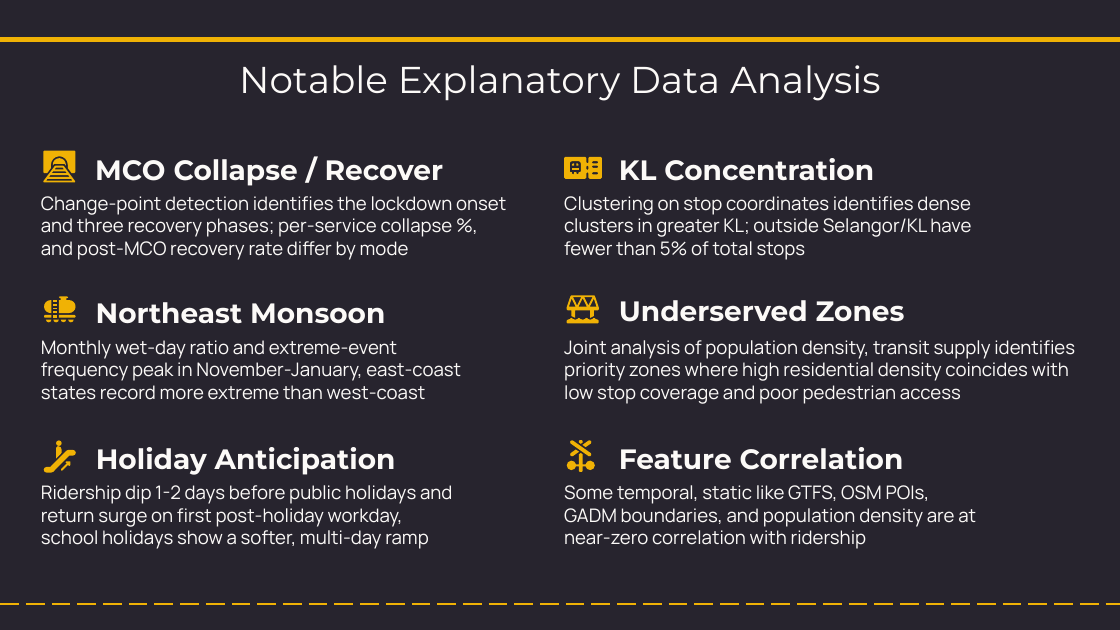
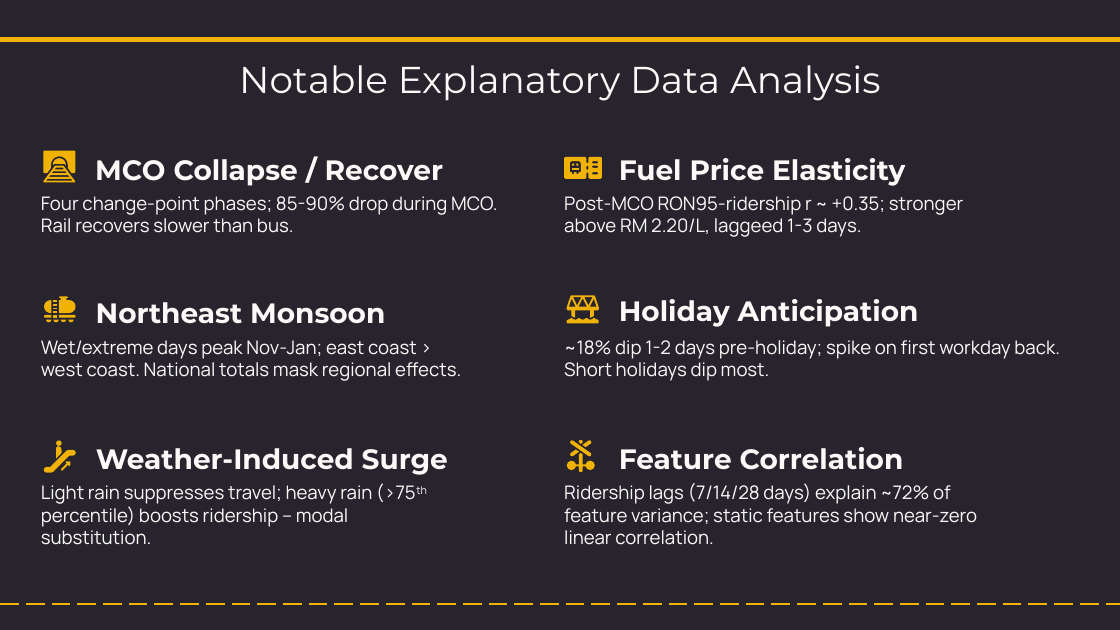
Before and after one commit to NightfuryEquinn/Ridership, a slide deck: slide 21 of docs/24202141_yipzixian_p1_presentation_revised.pptx. Drawn at 1120x630 pixels with LibreOffice and Linux fonts; fonts in the diff are those of the drawing. Boxes give left, top, right and bottom in pixels: in the first picture for what was removed or moved away, otherwise in the second. Text is boxed around its words. In the diff, an @@ line names an element or a change of style, - is before the commit and + after.

```diff
--- a/docs/24202141_yipzixian_p1_presentation_revised.pptx
+++ b/docs/24202141_yipzixian_p1_presentation_revised.pptx
@@ subtitle at [619, 158, 905, 186]: text changed @@
-KL Concentration
+Fuel Price Elasticity
@@ subtitle at [41, 196, 497, 233]: text changed @@
-Change-point detection identifies the lockdown onset and three recovery phases; per-service collapse %, and post-MCO recovery rate differ by mode
+Four change-point phases; 85-90% drop during MCO. Rail recovers slower than bus.
@@ subtitle at [564, 196, 964, 237]: text changed @@
-Clustering on stop coordinates identifies dense clusters in greater KL; outside Selangor/KL have fewer than 5% of total stops
+Post-MCO RON95-ridership r ~ +0.35; stronger above RM 2.20/L, laggeed 1-3 days.
@@ subtitle at [619, 299, 919, 327]: text changed @@
-Underserved Zones
+Holiday Anticipation
@@ subtitle at [41, 340, 461, 381]: text changed @@
-Monthly wet-day ratio and extreme-event frequency peak in November-January, east-coast states record more extreme than west-coast
+Wet/extreme days peak Nov-Jan; east coast > west coast. National totals mask regional effects.
@@ subtitle at [564, 340, 1060, 381]: text changed @@
-Joint analysis of population density, transit supply identifies priority zones where high residential density coincides with low stop coverage and poor pedestrian access
+~18% dip 1-2 days pre-holiday; spike on first workday back. Short holidays dip most.
@@ subtitle at [96, 448, 448, 475]: text changed @@
-Holiday Anticipation
+Weather-Induced Surge
@@ subtitle at [41, 485, 372, 545]: text changed @@
-Ridership dip 1-2 days before public holidays and return surge on first post-holiday workday, school holidays show a softer, multi-day ramp
+Light rain suppresses travel; heavy rain (>75th percentile) boosts ridership – modal substitution.
@@ subtitle at [564, 483, 977, 545]: text changed @@
-Some temporal, static like GTFS, OSM POIs, GADM boundaries, and population density are at near-zero correlation with ridership
+Ridership lags (7/14/28 days) explain ~72% of feature variance; static features show near-zero linear correlation.
```
Also in this commit, not shown: 3 other slides changed, 3 slides added, 33 other files.
